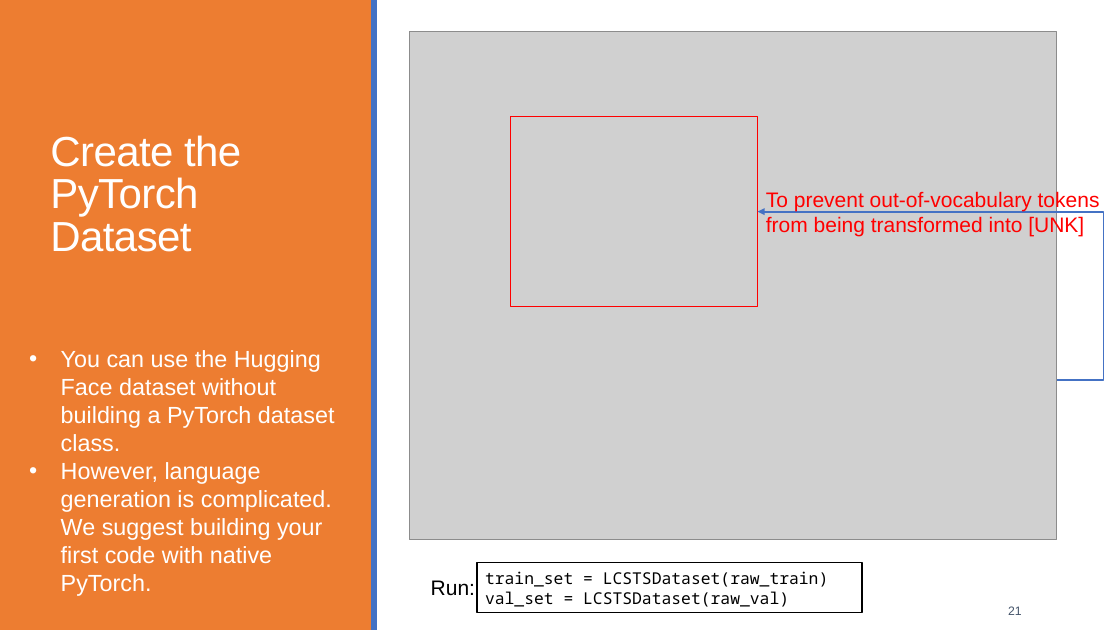
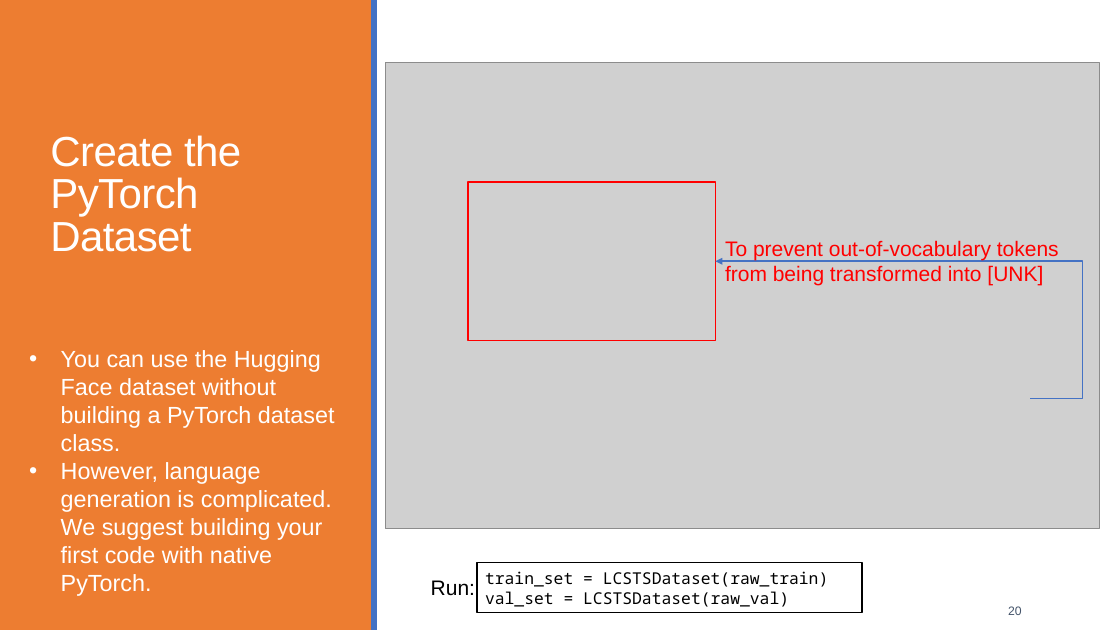
Before and after one commit to mcps5601/CGUNLP_2026_Spring, a slide deck: slide 20 of slides/w10_huggingface_0427.pptx (slide 21 before the commit). Drawn at 1120x630 pixels with LibreOffice and Linux fonts; fonts in the diff are those of the drawing; grey boxes stand for pictures. Boxes give left, top, right and bottom in pixels: in the first picture for what was removed or moved away, otherwise in the second. Text is boxed around its words. In the diff, an @@ line names an element or a change of style, - is before the commit and + after.

```diff
--- a/slides/w10_huggingface_0427.pptx
+++ b/slides/w10_huggingface_0427.pptx
@@ picture: place and size @@
-picture at box(409, 31, 1057, 539)
+picture at box(385, 63, 1099, 529)
@@ rectangle: place and size @@
-rectangle at box(511, 117, 758, 307)
+rectangle at box(468, 182, 715, 340)
@@ text "To prevent out-of-vocabulary tokens from ...": place and size @@
-text "To prevent out-of-vocabulary tokens from ..." at box(766, 190, 1100, 236)
+text "To prevent out-of-vocabulary tokens from ..." at box(725, 240, 1059, 286)
@@ elbow arrow moved from (1057, 380) - (758, 212) to (1030, 399) - (716, 261) @@
@@ page number at box(1008, 606, 1022, 615): text changed @@
-21
+20
```
Also in this commit, not shown: 4 other slides changed, 1 slide added, 1 slide removed, 1 other file.
